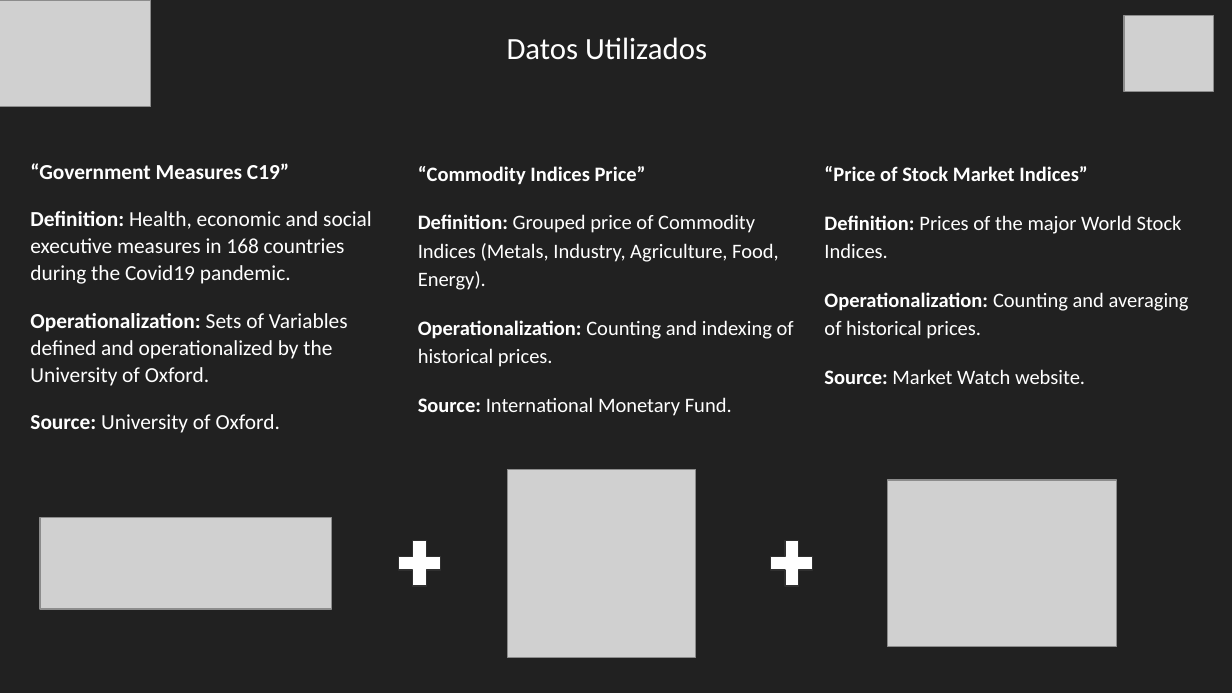
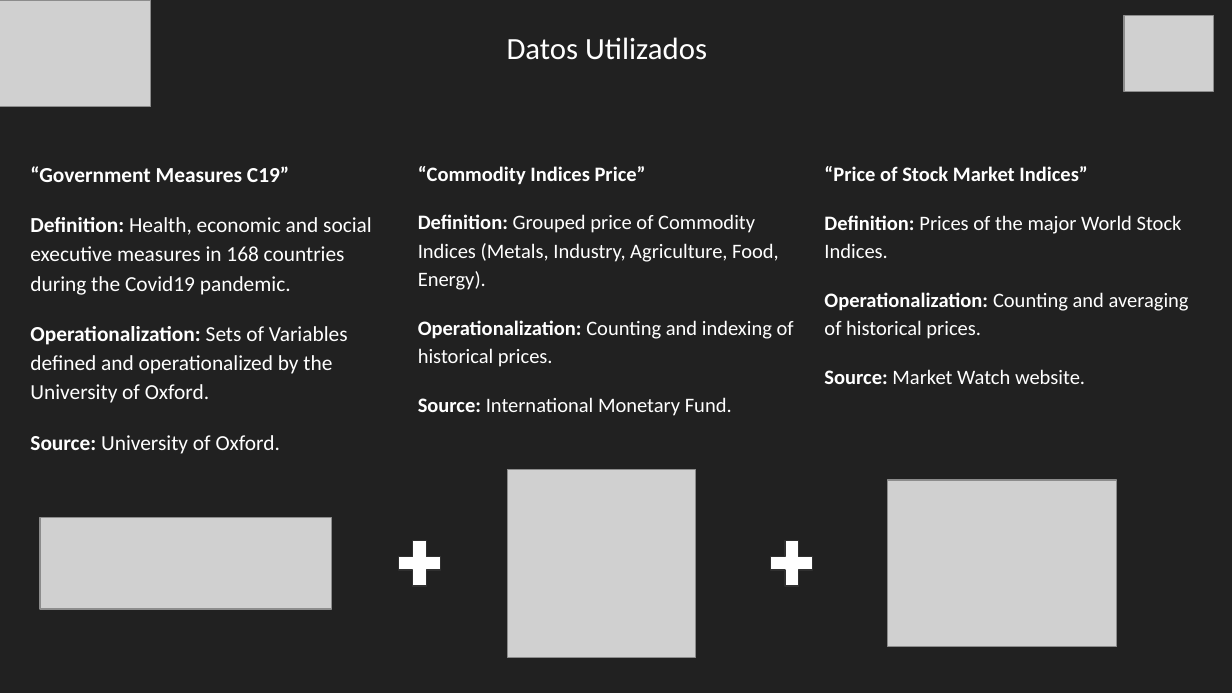
Before and after one commit to RufinoMartin/Coderhouse2021, a slide deck: slide 4 of Executive Presentation.pptx. Drawn at 1232x693 pixels with LibreOffice and Linux fonts; fonts in the diff are those of the drawing; grey boxes stand for pictures. Boxes give left, top, right and bottom in pixels: in the first picture for what was removed or moved away, otherwise in the second. Text is boxed around its words. In the diff, an @@ line names an element or a change of style, - is before the commit and + after.

```diff
--- a/Executive Presentation.pptx
+++ b/Executive Presentation.pptx
@@ subtitle "“Government Measures C19”" at <box>30,166,372,454</box>: line spacing 1.05 to 1.15 @@
```
Also in this commit, not shown: 11 other slides changed.
